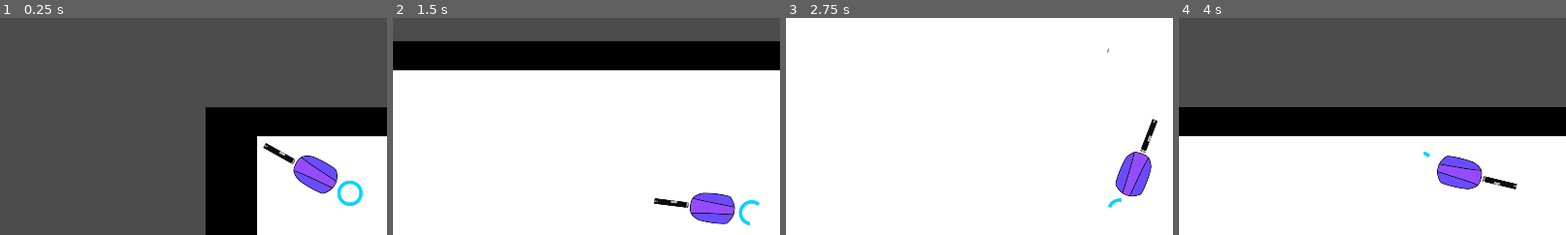
Above: before the commit, frames 1-4 (left to right).
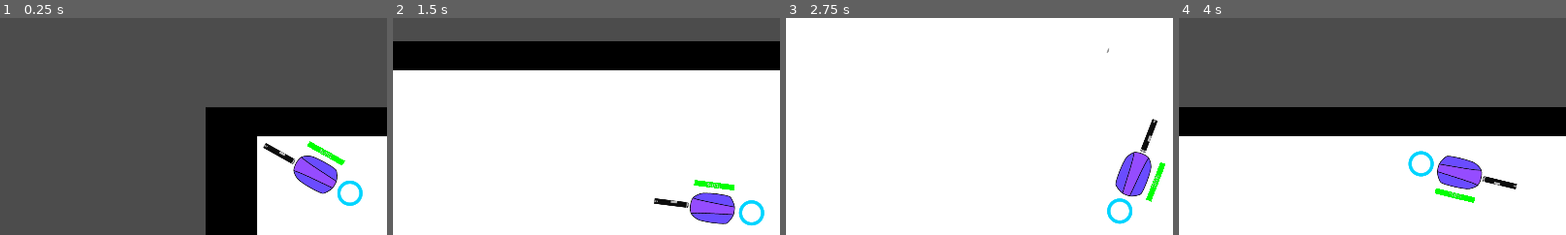
Above: after the commit, the same moments.

Repository: pbrechtmann/TDS
Game: Godot game, scene res://Scenes/World.tscn
Same seed, same stepped clock (60 frames per second), same inputs: the game is played once before the commit and once after it. The engine's default icon, where the game draws it, is replaced by a stand-in: a white triangle on a blue panel in a dark square.
Inputs (mouse positions are % of the whole screen's width and height, from its top left):
- Up to frame 1 (0.25 s): no input
- Up to frame 2 (1.5 s): tap Enter at 0.5 s; move the mouse to (72, 45) at 0.52 s; press the mouse at (72, 45) at 0.53 s; hold D (right) 0.53-1.28 s; move the mouse to (30, 55) at 1.27 s; release the mouse at (30, 55) at 1.28 s; hold S (down) from 1.28 s (still down); tap Shift (dash) at 1.35 s
- Up to frame 3 (2.75 s): move the mouse to (60, 28) at 2.02 s; release S (down) at 2.03 s; press the mouse at (60, 28) at 2.03 s; hold D (right) from 2.03 s (still down)
- Up to frame 4 (4 s): move the mouse to (45, 70) at 2.77 s; release D (right) at 2.78 s; release the mouse at (45, 70) at 2.78 s; hold W (up) 2.78-3.53 s; tap Shift (dash) at 2.85 s; move the mouse to (80, 65) at 3.52 s; press the mouse at (80, 65) at 3.53 s; hold A (left) from 3.53 s (still down)
The pictures show only the part of the screen within x 9-59%, y 14-64%; the shares and areas given below are measured in that part.

The runs differ from the first frame. In frame 1, 0.3% of the frame differs, in the area x 79-90%, y 56-68%; in frame 2, 0.4%; in frame 3, 0.5%; in frame 4, 0.6%, in the area x 59-77%, y 61-86%.

Commit message:
Added health bars

Diff:
--- a/Scenes/Entities/Components/EnergyDisplay.gd
+++ b/Scenes/Entities/Components/EnergyDisplay.gd
@@ -8,6 +8,6 @@
 	material = display_material
 
 
-func show_energy(energy_supply):
+func show_energy(energy_supply : EnergySupply):
 	var energy_value = energy_supply.get_energy_percent()
 	display_material.set_shader_param("fill_ratio", energy_value)
--- /dev/null
+++ b/Scenes/Entities/Components/HealthDisplay.gd
@@ -0,0 +1,8 @@
+extends Node2D
+class_name HealthDisplay
+
+onready var health_bar = $HealthBar
+
+
+func show_health(health : Health):
+	health_bar.value = health.current_health / health.max_health * 100
--- /dev/null
+++ b/Scenes/Entities/Components/HealthDisplay.tscn
@@ -0,0 +1,16 @@
+[gd_scene load_steps=3 format=2]
+
+[ext_resource path="res://Scenes/Entities/Components/HealthDisplay.gd" type="Script" id=1]
+
+[sub_resource type="StyleBoxFlat" id=1]
+bg_color = Color( 0, 1, 0, 1 )
+
+[node name="HealthDisplay" type="Node2D"]
+script = ExtResource( 1 )
+
+[node name="HealthBar" type="ProgressBar" parent="."]
+margin_right = 100.0
+custom_styles/fg = SubResource( 1 )
+__meta__ = {
+"_edit_use_anchors_": false
+}
--- a/Scenes/Entities/Entitiy.gd
+++ b/Scenes/Entities/Entitiy.gd
@@ -2,7 +2,14 @@
 class_name Entity
 
 onready var health : Health = $Health
+onready var health_display : HealthDisplay = $HealthDisplay
 onready var energy_supply : EnergySupply = $EnergySupply
+onready var energy_display : EnergyDisplay = $EnergyDisplay
+
+
+func _process(delta):
+	health_display.show_health(health)
+	energy_display.show_energy(energy_supply)
 
 
 func _on_Health_death():
--- a/Scenes/Entities/Entitiy.tscn
+++ b/Scenes/Entities/Entitiy.tscn
@@ -1,16 +1,18 @@
-[gd_scene load_steps=6 format=2]
+[gd_scene load_steps=8 format=2]
 
 [ext_resource path="res://Scenes/Entities/Components/Health.gd" type="Script" id=1]
-[ext_resource path="res://Scenes/Entities/Entitiy.gd" type="Script" id=2]
+[ext_resource path="res://Scenes/Entities/Components/HealthDisplay.tscn" type="PackedScene" id=2]
 [ext_resource path="res://Assets/Head.png" type="Texture" id=3]
 [ext_resource path="res://Scenes/Entities/Components/EnergySupply.tscn" type="PackedScene" id=4]
+[ext_resource path="res://Scenes/Entities/Components/HealthDisplay.gd" type="Script" id=5]
+[ext_resource path="res://Scenes/Entities/Components/EnergyDisplay.tscn" type="PackedScene" id=6]
 
 [sub_resource type="CapsuleShape2D" id=1]
 
 [node name="Entitiy" type="KinematicBody2D" groups=[
 "Entity",
 ]]
-script = ExtResource( 2 )
+script = ExtResource( 5 )
 
 [node name="Sprite" type="Sprite" parent="."]
 texture = ExtResource( 3 )
@@ -25,3 +27,9 @@
 script = ExtResource( 1 )
 
 [node name="EnergySupply" parent="." instance=ExtResource( 4 )]
+
+[node name="HealthDisplay" parent="." instance=ExtResource( 2 )]
+position = Vector2( -50, 50 )
+
+[node name="EnergyDisplay" parent="." instance=ExtResource( 6 )]
+position = Vector2( -100, 0 )
--- a/Scenes/Entities/NPCs/Common/Common.gd
+++ b/Scenes/Entities/NPCs/Common/Common.gd
@@ -5,6 +5,10 @@
 
 var speed = 300
 var threshold = 75
+
+
+func _ready():
+	weapon.init(self)
 
 
 func move():
--- a/Scenes/Entities/Player/Player.gd
+++ b/Scenes/Entities/Player/Player.gd
@@ -4,13 +4,13 @@
 export(float) var dash_force = 4
 
 onready var weapon : Weapon = $WeaponRanged
-onready var energy_display : EnergyDisplay = $EnergyDisplay
 
 signal game_over
 
 func _ready():
 	if connect("game_over", get_parent(), "_on_Player_game_over") != OK:
 		printerr("Connecting game_over to Level failed.")
+
 	if weapon is WeaponMelee:
 		weapon.init(self)
 
@@ -29,8 +29,6 @@
 
 
 func _process(_delta):
-	energy_display.show_energy(energy_supply)
-
 	if Input.is_action_pressed("attack_primary"):
 		weapon.try_primary_attack(energy_supply)
 
--- a/Scenes/Entities/Player/Player.tscn
+++ b/Scenes/Entities/Player/Player.tscn
@@ -1,9 +1,8 @@
-[gd_scene load_steps=6 format=2]
+[gd_scene load_steps=5 format=2]
 
 [ext_resource path="res://Scenes/Entities/Entitiy.tscn" type="PackedScene" id=1]
 [ext_resource path="res://Scenes/Entities/Player/Player.gd" type="Script" id=2]
 [ext_resource path="res://Scenes/Items/Weapons/Ranged/WeaponRanged.tscn" type="PackedScene" id=3]
-[ext_resource path="res://Scenes/Entities/Components/EnergyDisplay.tscn" type="PackedScene" id=4]
 [ext_resource path="res://Scenes/Items/Weapons/Melee/WeaponMelee.tscn" type="PackedScene" id=5]
 
 [node name="Player" instance=ExtResource( 1 )]
@@ -19,6 +18,3 @@
 current = true
 smoothing_enabled = true
 smoothing_speed = 10.0
-
-[node name="EnergyDisplay" parent="." index="6" instance=ExtResource( 4 )]
-position = Vector2( -100, 0 )
--- a/Scenes/Entities/Spawners/Spawner.tscn
+++ b/Scenes/Entities/Spawners/Spawner.tscn
@@ -20,4 +20,10 @@
 wait_time = 5.0
 autostart = true
 
+[node name="HealthDisplay" parent="." index="5"]
+visible = false
+
+[node name="EnergyDisplay" parent="." index="6"]
+visible = false
+
 [connection signal="timeout" from="Timer" to="." method="_on_Timer_timeout"]
--- a/project.godot
+++ b/project.godot
@@ -33,6 +33,11 @@
 "class": "Health",
 "language": "GDScript",
 "path": "res://Scenes/Entities/Components/Health.gd"
+}, {
+"base": "Node2D",
+"class": "HealthDisplay",
+"language": "GDScript",
+"path": "res://Scenes/Entities/Components/HealthDisplay.gd"
 }, {
 "base": "Entity",
 "class": "NPC",
@@ -70,6 +75,7 @@
 "EnergySupply": "",
 "Entity": "",
 "Health": "",
+"HealthDisplay": "",
 "NPC": "",
 "Projectile": "",
 "Spawner": "",
